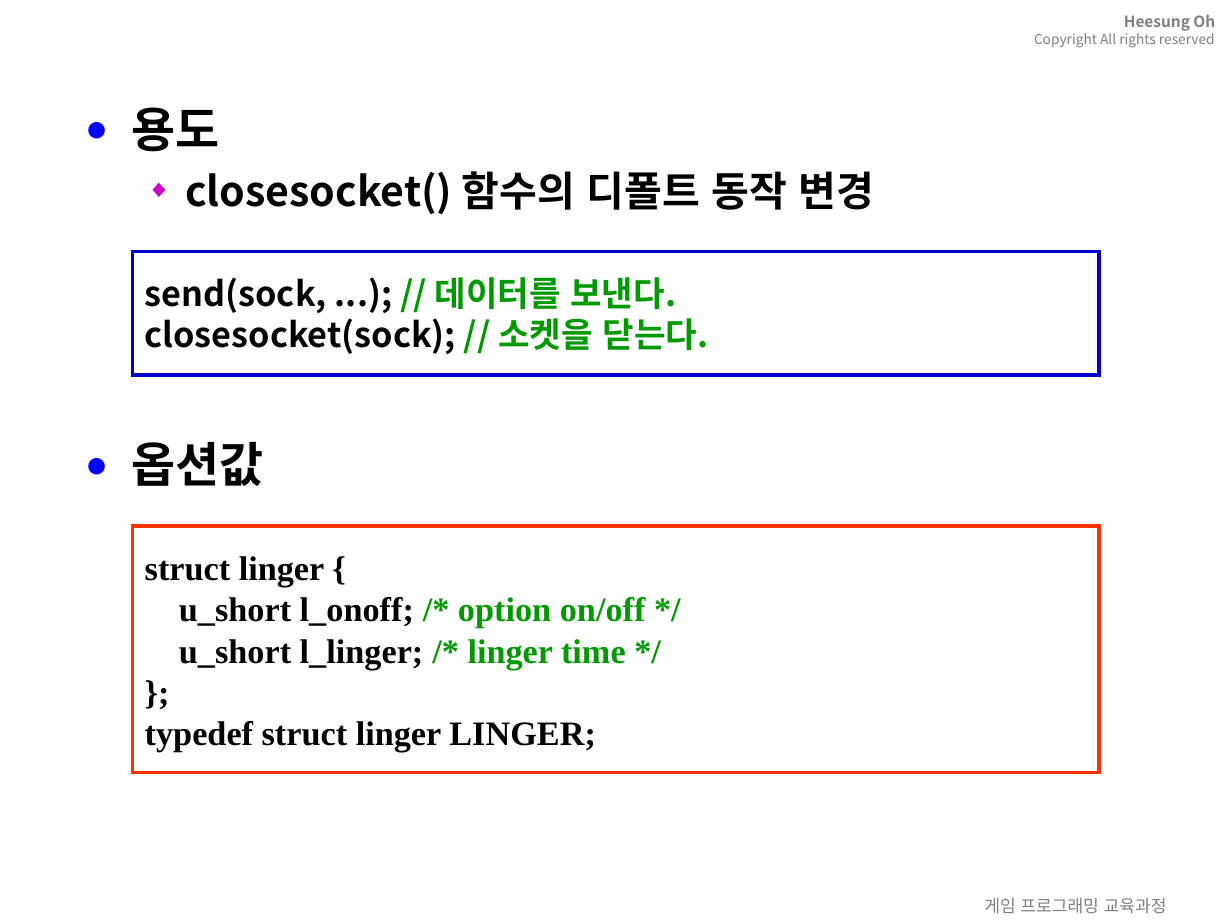
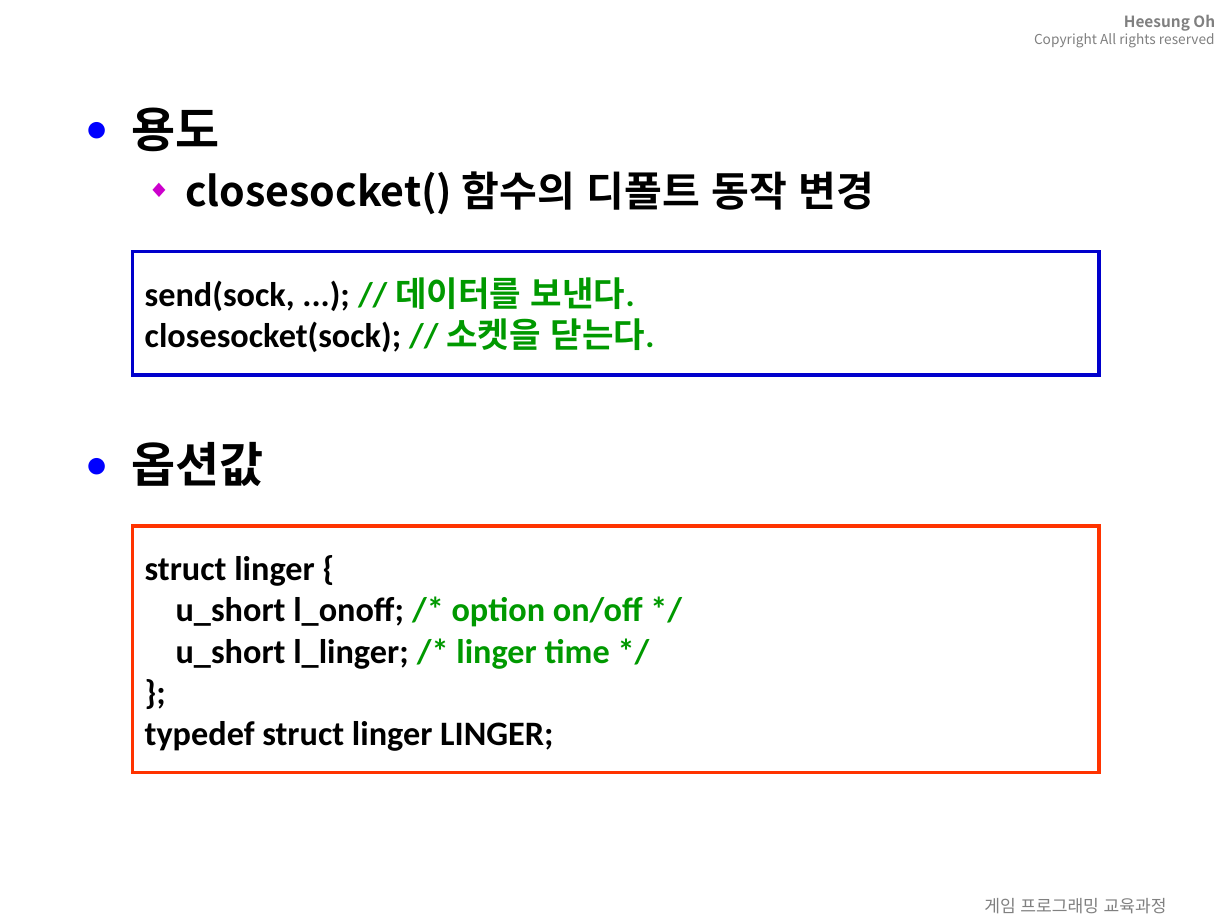
Before and after one commit to 3dapi/dv05_netlib, a slide deck: slide 16 of ppt/_network_15.pptx. Drawn at 1232x924 pixels with LibreOffice and Linux fonts; fonts in the diff are those of the drawing; background and template pictures are left out. Boxes give left, top, right and bottom in pixels: in the first picture for what was removed or moved away, otherwise in the second. Text is boxed around its words. In the diff, an @@ line names an element or a change of style, - is before the commit and + after.

```diff
--- a/ppt/_network_15.pptx
+++ b/ppt/_network_15.pptx
@@ rectangle "send(sock, ...); // 데이터를 보낸다." at (133,251,1100,375): font Noto Sans CJK KR to Calibri @@
@@ rectangle "struct linger {" at (133,526,1100,772): font Times New Roman to Calibri @@
```
Also in this commit, not shown: 10 other slides changed, 54 other files.
